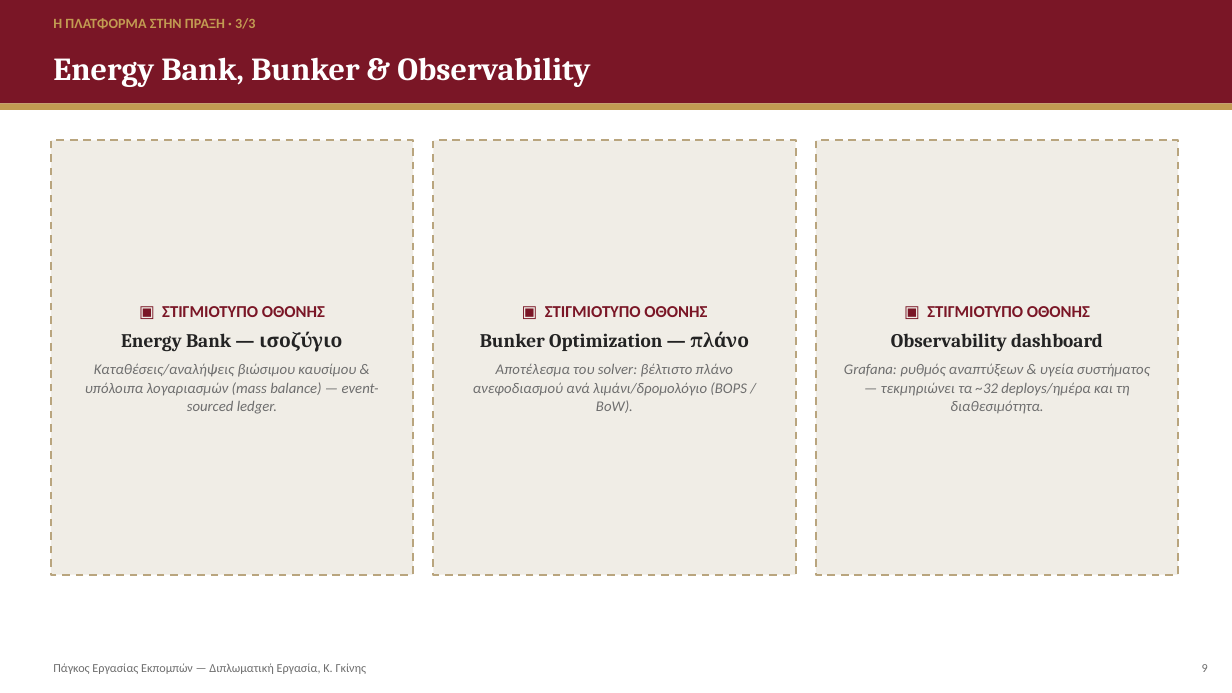
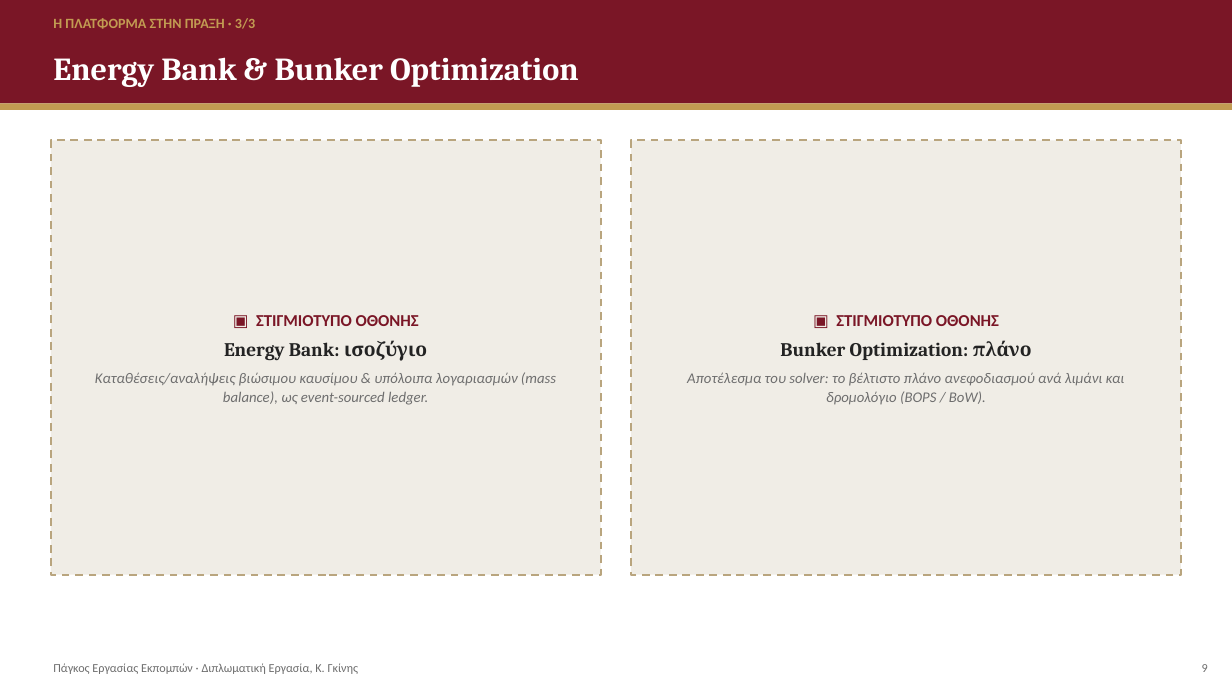
Before and after one commit to konst-gkinis/diplomatiki, a slide deck: slide 10 of presentations/defense.pptx. Drawn at 1232x693 pixels with LibreOffice and Linux fonts; fonts in the diff are those of the drawing. Boxes give left, top, right and bottom in pixels: in the first picture for what was removed or moved away, otherwise in the second. Text is boxed around its words. In the diff, an @@ line names an element or a change of style, - is before the commit and + after.

```diff
--- a/presentations/defense.pptx
+++ b/presentations/defense.pptx
@@ text at [53,57,579,87]: text changed @@
-Energy Bank, Bunker & Observability
+Energy Bank & Bunker Optimization
@@ rectangle: place and size @@
-rectangle at [51,140,413,575]
+rectangle at [51,140,601,575]
@@ rectangle removed at [433,140,796,575] @@
@@ rectangle: place and size @@
-rectangle at [816,140,1178,575]
+rectangle at [631,140,1181,575]
@@ text "▣ ΣΤΙΓΜΙΟΤΥΠΟ ΟΘΟΝΗΣ": place and size @@
-text "▣ ΣΤΙΓΜΙΟΤΥΠΟ ΟΘΟΝΗΣ" at [473,306,749,413]
+text "▣ ΣΤΙΓΜΙΟΤΥΠΟ ΟΘΟΝΗΣ" at [687,315,1125,405]
@@ text removed at [844,306,1150,413] @@
-▣ ΣΤΙΓΜΙΟΤΥΠΟ ΟΘΟΝΗΣ
-Observability dashboard
-Grafana: ρυθμός αναπτύξεων & υγεία συστήματος — τεκμηριώνει τα ~32 deploys/ημέρα και τη διαθεσιμότητα.
@@ text at [95,340,556,405]: text changed @@
-Energy Bank — ισοζύγιο
-Καταθέσεις/αναλήψεις βιώσιμου καυσίμου & υπόλοιπα λογαριασμών (mass balance) — event-sourced ledger.
+Energy Bank: ισοζύγιο
+Καταθέσεις/αναλήψεις βιώσιμου καυσίμου & υπόλοιπα λογαριασμών (mass balance), ως event-sourced ledger.
@@ text at [687,340,1125,405]: text changed @@
-Bunker Optimization — πλάνο
-Αποτέλεσμα του solver: βέλτιστο πλάνο ανεφοδιασμού ανά λιμάνι/δρομολόγιο (BOPS / BoW).
+Bunker Optimization: πλάνο
+Αποτέλεσμα του solver: το βέλτιστο πλάνο ανεφοδιασμού ανά λιμάνι και δρομολόγιο (BOPS / BoW).
@@ text at [53,663,359,674]: text changed @@
-Πάγκος Εργασίας Εκπομπών — Διπλωματική Εργασία, Κ. Γκίνης
+Πάγκος Εργασίας Εκπομπών · Διπλωματική Εργασία, Κ. Γκίνης
```
Also in this commit, not shown: 15 other slides changed, 1 slide added, 22 other files.
